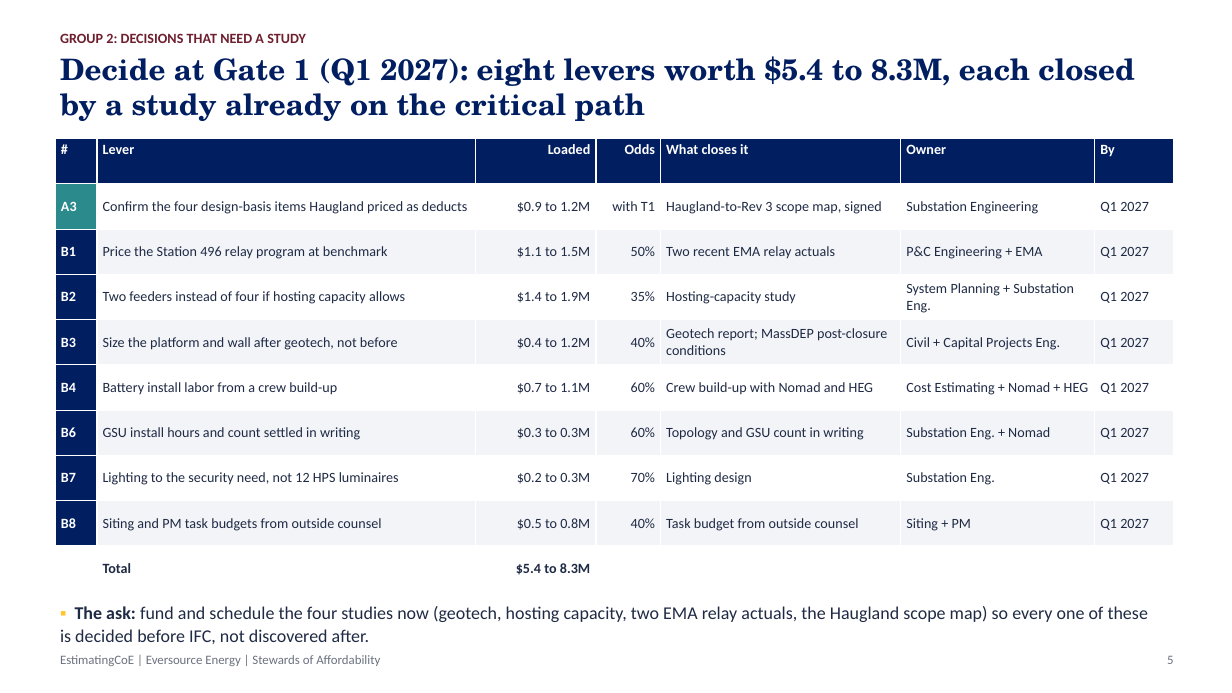
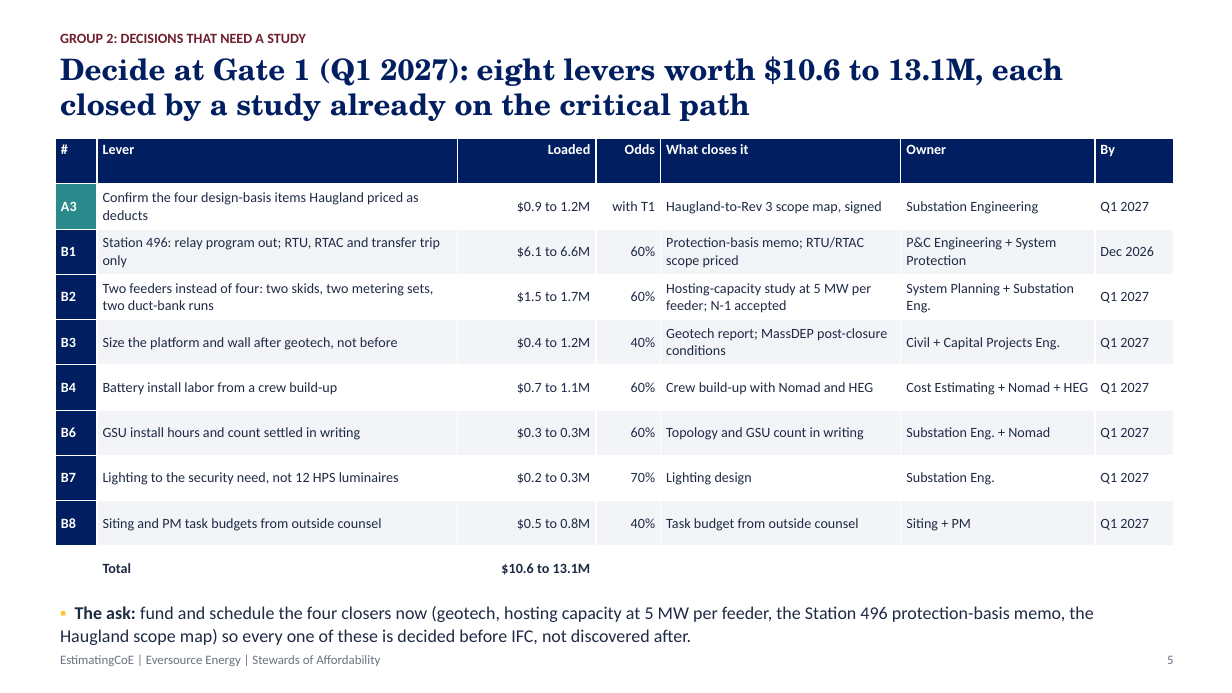
Before and after one commit to gbassaragh/BESS, a slide deck: slide 5 of Hyde Park BESS/6) Cost Analysis Deliverables/Hyde Park BESS - Leadership Brief.pptx. Drawn at 1232x693 pixels with LibreOffice and Linux fonts; fonts in the diff are those of the drawing. Boxes give left, top, right and bottom in pixels: in the first picture for what was removed or moved away, otherwise in the second. Text is boxed around its words. In the diff, an @@ line names an element or a change of style, - is before the commit and + after.

```diff
--- a/Hyde Park BESS/6) Cost Analysis Deliverables/Hyde Park BESS - Leadership Brief.pptx
+++ b/Hyde Park BESS/6) Cost Analysis Deliverables/Hyde Park BESS - Leadership Brief.pptx
@@ text at [60,56,1063,121]: text changed @@
-Decide at Gate 1 (Q1 2027): eight levers worth $5.4 to 8.3M, each closed by a study already on the critical path
+Decide at Gate 1 (Q1 2027): eight levers worth $10.6 to 13.1M, each closed by a study already on the critical path
@@ table at [55,139,1174,592] @@
-row 3: B1 | Price the Station 496 relay program at benchmark | $1.1 to 1.5M | 50% | Two recent EMA relay actuals | P&C Engineering + EMA | Q1 2027
+row 3: B1 | Station 496: relay program out; RTU, RTAC and transfer trip only | $6.1 to 6.6M | 60% | Protection-basis memo; RTU/RTAC scope priced | P&C Engineering + System Protection | Dec 2026
-row 4: B2 | Two feeders instead of four if hosting capacity allows | $1.4 to 1.9M | 35% | Hosting-capacity study | System Planning + Substation Eng. | Q1 2027
+row 4: B2 | Two feeders instead of four: two skids, two metering sets, two duct-bank runs | $1.5 to 1.7M | 60% | Hosting-capacity study at 5 MW per feeder; N-1 accepted | System Planning + Substation Eng. | Q1 2027
-row 10, column 3: $5.4 to 8.3M
+row 10, column 3: $10.6 to 13.1M
@@ text at [60,606,1093,645]: text changed @@
-▪ The ask: fund and schedule the four studies now (geotech, hosting capacity, two EMA relay actuals, the Haugland scope map) so every one of these is decided before IFC, not discovered after.
+▪ The ask: fund and schedule the four closers now (geotech, hosting capacity at 5 MW per feeder, the Station 496 protection-basis memo, the Haugland scope map) so every one of these is decided before IFC, not discovered after.
```
Also in this commit, not shown: 11 other slides changed, 1 slide added, 23 other files.
